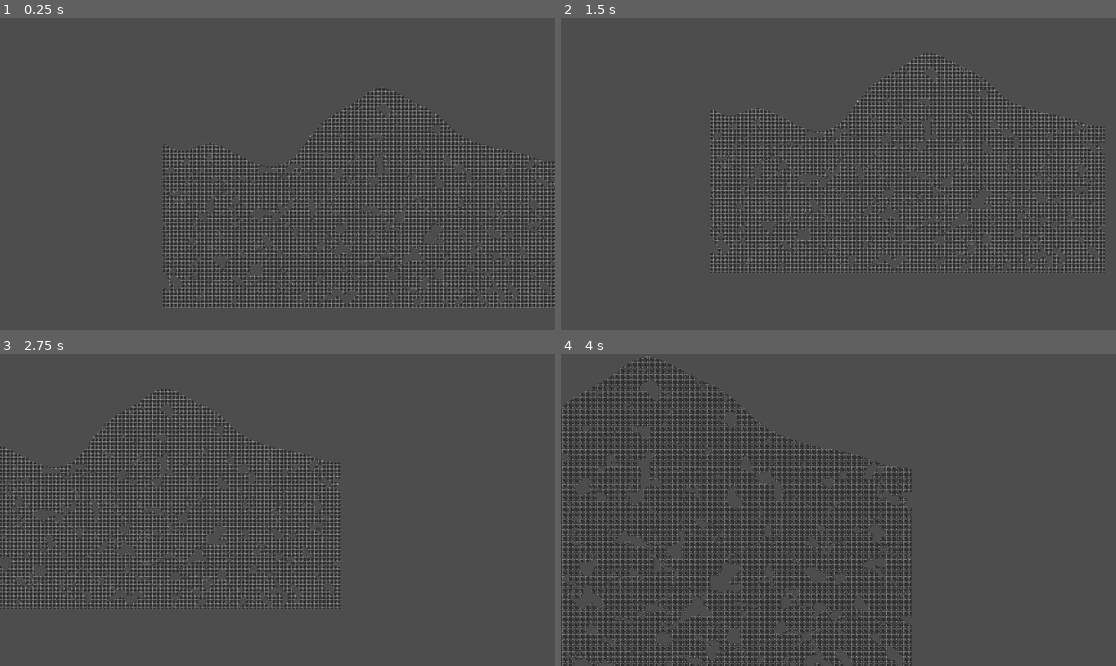
Above: before the commit, frames 1-4 (two rows, left to right).
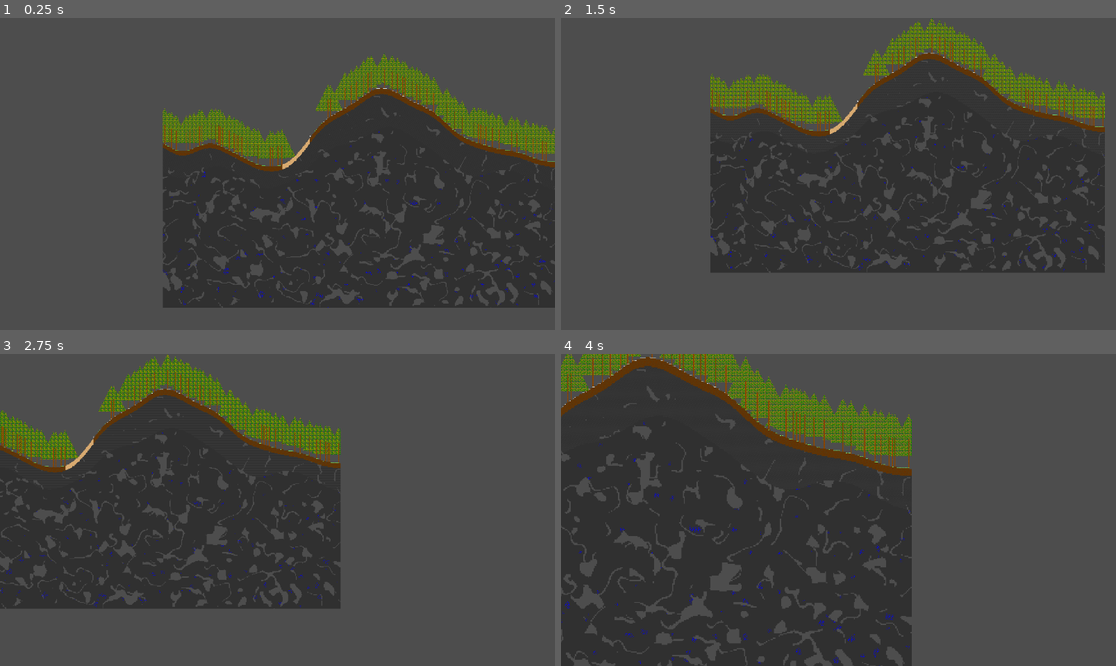
Above: after the commit, the same moments.

Repository: TwigGlenn4/BlockForge
Game: Godot game, scene res://scenes/GameScene/game_scene.tscn
Two runs of this game, one before a commit and one after it. Both use one fixed random seed, a clock stepped at 60 frames per second and the inputs below.
Inputs (mouse positions are in pixels of both pictures, inside the frame that each line leads up to):
- Up to frame 1 (0.25 s): no input
- Up to frame 2 (1.5 s): tap Enter (ui_accept) at 0.5, 0.77 s; move the mouse to (960, 158) at 0.52 s; hold Down (camera_pan_down) 0.53-1.28 s; move the mouse to (727, 189) at 1.27 s; tap Left (camera_pan_left) at 1.35 s
- Up to frame 3 (2.75 s): tap Enter (ui_accept) at 1.52, 2 s; move the mouse to (333, 441) at 2.02 s; hold Right (camera_pan_right) from 2.03 s (still down)
- Up to frame 4 (4 s): move the mouse to (810, 572) at 2.77 s; release Right (camera_pan_right) at 2.78 s; tap Up (camera_pan_up) at 2.85 s; tap Enter (ui_accept) at 3.02, 3.5, 3.77 s; move the mouse to (1005, 556) at 3.52 s; hold = (camera_zoom_in) from 3.53 s (still down)

The runs differ from the first frame. In frame 1, 18% of the frame differs, in the area x 29-100%, y 11-93%; in frame 2, 17%; in frame 3, 15%; in frame 4, 20%, in the area x 0-64%, y 0-100%.

Commit message:
More inventory work & fix tile names

Diff:
--- a/classes/character.gd
+++ b/classes/character.gd
@@ -12,6 +12,7 @@
   speed = 10.0 #   Character speed in blocks per second.
 }
 
+var inventory: Inventory
 
 # Called when the node enters the scene tree for the first time.
 func _ready():
--- a/classes/chunk.gd
+++ b/classes/chunk.gd
@@ -11,12 +11,12 @@
 var humidity = []
 
 static var tiles = {
-  stone = DataTile.tile("bh:stone"),
-  cobblestone = DataTile.tile("bh:cobblestone"),
-  dirt = DataTile.tile("bh:dirt"),
-  grass = DataTile.tile("bh:grass"),
-  snow = DataTile.tile("bh:snow"),
-  sand = DataTile.tile("bh:sand"),
+  stone = DataTile.tile("blockforge:stone"),
+  cobblestone = DataTile.tile("blockforge:cobblestone"),
+  dirt = DataTile.tile("blockforge:dirt"),
+  grass = DataTile.tile("blockforge:grass"),
+  snow = DataTile.tile("blockforge:snow"),
+  sand = DataTile.tile("blockforge:sand"),
 }
 
 # Store chunk generation progress
--- a/classes/inventory.gd
+++ b/classes/inventory.gd
@@ -19,9 +19,9 @@
 
 
 # currently assuming items will be referred to with strings, likely to change.
-func add_item( item_name:String, count:int = 1) -> int:
+func add_items( item_name:String, count:int = 1) -> int:
   for stack:ItemStack in contents: # for every stack in contents
-    if stack.item == item_name:    # if the item name matches, increment num_found by the number of items in the stack
+    if stack.item_name == item_name:    # if the item name matches, increment num_found by the number of items in the stack
 
       count = stack.add_items(count)
 
@@ -29,3 +29,24 @@
         return 0
 
   return count # return count if there are items that could not fit into the inventory.
+
+
+func remove_items( item_name:String, count:int = 1) -> int:
+  for stack:ItemStack in contents: # for every stack in contents
+    if stack.item_name == item_name:    # if the item name matches, increment num_found by the number of items in the stack
+
+      count = stack.remove_items(count)
+
+      if count <= 0: # count should only ever be == 0. <= is safety
+        return 0
+
+  return count # return count if there are items that could not fit into the inventory.
+
+
+func count_items( item_name:String ) -> int:
+  var count = 0;
+  for stack:ItemStack in contents:
+    if stack.item_name == item_name:
+      count += stack.count
+
+  return count
--- a/classes/item_stack.gd
+++ b/classes/item_stack.gd
@@ -21,7 +21,7 @@
     tracked = false
 
 
-func add_items( num:int ) -> int:
+func add_items( num:int ) -> int: # adds items and returns remainder to add if stack is full.
   if tracked:
     print("[ItemStack.add_items(%d)]: %s is tracked. Use ItemStack.add_tracked_item( item_name:DataItem )" % [num, item_name])
     return 0
@@ -39,3 +39,22 @@
   var remainder = count + num - stack_max
   count = stack_max
   return remainder
+
+
+func remove_items( num:int ) -> bool: # removes items and returns remainder to remove if stack is empty
+  if tracked:
+    print("[ItemStack.remove_items(%d)]: %s is tracked. Use ItemStack.remove_tracked_item( item_name:DataItem )" % [num, item_name])
+    return 0
+
+  if num < 0:
+    print("[ItemStack.remove_items(%d)]: Can't remove negative items. Use ItemStack.add_items( num:int )" % [num])
+    return 0
+
+  if count <= num: # not enough items
+    var remainder = num - count
+    count = 0
+    return remainder
+
+  # count > num
+  count -= num
+  return 0
--- a/classes/tiles.gd
+++ b/classes/tiles.gd
@@ -6,39 +6,41 @@
 static var AIR = DataTile.new("air", DataTexture.new("air", -1, Vector2i(0,0)))
 
 
+static var TERRAIN_ATLAS = 1
 static var TERRAIN = {
-	_ATLAS = 5,
+	_ATLAS = TERRAIN_ATLAS,
 	# DIRT = {atlas=5, sprite=Vector2i(1,0), id="blockforge:dirt"},
-	DIRT = DataTile.new("blockforge:dirt", DataTexture.new("blockforge:dirt", 5, Vector2i(1,0))),
+	DIRT = DataTile.new("blockforge:dirt", DataTexture.new("blockforge:dirt", TERRAIN_ATLAS, Vector2i(1,0))),
 	# STONE = {atlas=5, sprite=Vector2i(2,0), id="blockforge:stone"},
-	STONE = DataTile.new("blockforge:stone", DataTexture.new("blockforge:stone", 5, Vector2i(2,0))),
+	STONE = DataTile.new("blockforge:stone", DataTexture.new("blockforge:stone", TERRAIN_ATLAS, Vector2i(2,0))),
 	# COBBLESTONE = {atlas=5, sprite=Vector2i(3,0), id="blockforge:cobblestone"},
-	COBBLESTONE = DataTile.new("blockforge:cobblestone", DataTexture.new("blockforge:cobblestone", 5, Vector2i(3,0))),
+	COBBLESTONE = DataTile.new("blockforge:cobblestone", DataTexture.new("blockforge:cobblestone", TERRAIN_ATLAS, Vector2i(3,0))),
 	# WATER = {atlas=5, sprite=Vector2i(4,0), id="blockforge:water"},
-	WATER = DataTile.new("blockforge:water", DataTexture.new("blockforge:water", 5, Vector2i(4,0))),
+	WATER = DataTile.new("blockforge:water", DataTexture.new("blockforge:water", TERRAIN_ATLAS, Vector2i(4,0))),
 	# SAND = {atlas=5, sprite=Vector2i(5,0), id="blockforge:sand"},
-	SAND = DataTile.new("blockforge:sand", DataTexture.new("blockforge:sand", 5, Vector2i(5,0))),
+	SAND = DataTile.new("blockforge:sand", DataTexture.new("blockforge:sand", TERRAIN_ATLAS, Vector2i(5,0))),
 	# SNOW = {atlas=5, sprite=Vector2i(6,0), id="blockforge:snow"},
-	SNOW = DataTile.new("blockforge:snow", DataTexture.new("blockforge:snow", 5, Vector2i(6,0))),
+	SNOW = DataTile.new("blockforge:snow", DataTexture.new("blockforge:snow", TERRAIN_ATLAS, Vector2i(6,0))),
 	# GRASS = {atlas=5, sprite=Vector2i(7,0), id="blockforge:grass"},
-	GRASS = DataTile.new("blockforge:grass", DataTexture.new("blockforge:grass", 5, Vector2i(7,0))),
+	GRASS = DataTile.new("blockforge:grass", DataTexture.new("blockforge:grass", TERRAIN_ATLAS, Vector2i(7,0))),
 	# LOG = {atlas=5, sprite=Vector2i(8,0), id="blockforge:log"},
-	LOG = DataTile.new("blockforge:log", DataTexture.new("blockforge:log", 5, Vector2i(8,0))),
+	LOG = DataTile.new("blockforge:log", DataTexture.new("blockforge:log", TERRAIN_ATLAS, Vector2i(8,0))),
 	# LEAVES = {atlas=5, sprite=Vector2i(9,0), id="blockforge:leaves"},
-	LEAVES = DataTile.new("blockforge:leaves", DataTexture.new("blockforge:leaves", 5, Vector2i(9,0))),
-	ORE_TIN = DataTile.new("blockforge:ore_tin", DataTexture.new("blockforge:ore_tin", 5, Vector2i(10,0))),
+	LEAVES = DataTile.new("blockforge:leaves", DataTexture.new("blockforge:leaves", TERRAIN_ATLAS, Vector2i(9,0))),
+	ORE_TIN = DataTile.new("blockforge:ore_tin", DataTexture.new("blockforge:ore_tin", TERRAIN_ATLAS, Vector2i(10,0))),
 }
 
+static var PORTAL_ATLAS = 2
 static var PORTAL = {
-	_ATLAS = 0,
+	_ATLAS = PORTAL_ATLAS,
 	# BASE_STONE = {atlas=0, sprite=Vector2i(0,0), id="blockforge:portal_base_stone"},
-	BASE_STONE = DataTile.new("blockforge:portal_base_stone", DataTexture.new("blockforge:portal_base_stone", 0, Vector2i(0,0))),
+	BASE_STONE = DataTile.new("blockforge:portal_base_stone", DataTexture.new("blockforge:portal_base_stone", PORTAL_ATLAS, Vector2i(0,0))),
 	# BASE_COBBLE = {atlas=0, sprite=Vector2i(0,1), id="blockforge:portal_base_cobble"},
-	BASE_COBBLE = DataTile.new("blockforge:portal_base_cobble", DataTexture.new("blockforge:portal_base_cobble", 0, Vector2i(0,1))),
+	BASE_COBBLE = DataTile.new("blockforge:portal_base_cobble", DataTexture.new("blockforge:portal_base_cobble", PORTAL_ATLAS, Vector2i(0,1))),
 	# F1_TOP = {atlas=0, sprite=Vector2i(1,0), id="blockforge:portal_top"},
-	F1_TOP = DataTile.new("blockforge:portal_top", DataTexture.new("blockforge:portal_top", 0, Vector2i(1,0))),
+	F1_TOP = DataTile.new("blockforge:portal_top", DataTexture.new("blockforge:portal_top", PORTAL_ATLAS, Vector2i(1,0))),
 	# F1_BTM = {atlas=0, sprite=Vector2i(1,1), id="blockforge:portal_btm"}
-	F1_BTM = DataTile.new("blockforge:portal_btm", DataTexture.new("blockforge:portal_btm", 0, Vector2i(1,1)))
+	F1_BTM = DataTile.new("blockforge:portal_btm", DataTexture.new("blockforge:portal_btm", PORTAL_ATLAS, Vector2i(1,1)))
 }
 
 static var GROWABLE = [
--- a/classes/worldgen_settings.gd
+++ b/classes/worldgen_settings.gd
@@ -15,5 +15,5 @@
 const TREE_HEIGHT_MAX = 25
 
 
-static var CAVE_TUBE_REPLACABLE = [ DataTile.tile("bh:stone") ]
-static var CAVE_NOODLE_REPLACABLE = [ DataTile.tile("bh:stone"), DataTile.tile("bh:cobblestone") ]
+static var CAVE_TUBE_REPLACABLE = [ DataTile.tile("blockforge:stone") ]
+static var CAVE_NOODLE_REPLACABLE = [ DataTile.tile("blockforge:stone"), DataTile.tile("blockforge:cobblestone") ]
--- a/classes/worldgen_v2.gd
+++ b/classes/worldgen_v2.gd
@@ -55,7 +55,7 @@
 # feature_tree: build a tree at (x,y)
 func gen_feature_tree(x, y, height):
   # print("Placing tree at ("+str(x)+", "+str(y)+").")
-  var trunk_replacable = [DataTile.UNDEFINED, DataTile.tile("bh:leaves")]
+  var trunk_replacable = [DataTile.UNDEFINED, DataTile.tile("blockforge:leaves")]
   # verify no blockages
   for h in height:
     if world.tile_matches(x, y+h, trunk_replacable) == false:
@@ -63,8 +63,8 @@
       return false
 
   # save tiles to prevent repeat hash lookups
-  var tile_log: DataTile = DataTile.tile("bh:log")
-  var tile_leaves: DataTile = DataTile.tile("bh:leaves")
+  var tile_log: DataTile = DataTile.tile("blockforge:log")
+  var tile_leaves: DataTile = DataTile.tile("blockforge:leaves")
 
   # place trunk
   for h in height:
@@ -95,13 +95,13 @@
 
   #place base
   if is_natural:
-    world.place_tile( x, y, DataTile.tile("bh:portal_base_stone"))
+    world.place_tile( x, y, DataTile.tile("blockforge:portal_base_stone"))
   else:
-    world.place_tile( x, y, DataTile.tile("bh:portal_base_cobble"))
+    world.place_tile( x, y, DataTile.tile("blockforge:portal_base_cobble"))
 
   # place portal
-  world.place_tile( x, y+1, DataTile.tile("bh:portal_btm"))
-  world.place_tile( x, y+2, DataTile.tile("bh:portal_top"))
+  world.place_tile( x, y+1, DataTile.tile("blockforge:portal_btm"))
+  world.place_tile( x, y+2, DataTile.tile("blockforge:portal_top"))
   print("Portal placed at: " + Helpers.coord_string(x, y) )
   return true
 
@@ -264,7 +264,7 @@
     print("  Chunk %d: Trees done in %.3fms." % [n, (timer_trees-timer_s3)/1000.0])
 
     # Ores
-    var num_ores: int = gen_steps_ores(n, "bh:ore_tin", WG_Settings.CAVE_TUBE_REPLACABLE, 256, -0.5, 0.12, 1.5)
+    var num_ores: int = gen_steps_ores(n, "blockforge:ore_tin", WG_Settings.CAVE_TUBE_REPLACABLE, 256, -0.5, 0.12, 1.5)
 
     var timer_ores = Time.get_ticks_usec()
     print("  Chunk %d: %d ores placed in %.3fms." % [n, num_ores, (timer_ores-timer_trees)/1000.0])
--- a/scenes/GameScene/game_scene.tscn
+++ b/scenes/GameScene/game_scene.tscn
@@ -1,8 +1,9 @@
-[gd_scene load_steps=13 format=3 uid="uid://bkuecm30s0en7"]
+[gd_scene load_steps=15 format=3 uid="uid://bkuecm30s0en7"]
 
 [ext_resource type="Script" path="res://classes/world.gd" id="1_7un8v"]
 [ext_resource type="Texture2D" uid="uid://bcwqxm7o0po3x" path="res://assets/textures/atlas/terrain.png" id="1_r7ng2"]
 [ext_resource type="Texture2D" uid="uid://bwk8f7aw78c6v" path="res://assets/textures/atlas/portal.png" id="2_0q8pn"]
+[ext_resource type="Texture2D" uid="uid://5a1e7ix4mi3b" path="res://assets/textures/atlas/undefined.png" id="2_66lj5"]
 [ext_resource type="Script" path="res://classes/interacter.gd" id="4_ws153"]
 [ext_resource type="Script" path="res://scenes/GameScene/GeneratorProgress.gd" id="5_4gwsg"]
 [ext_resource type="Script" path="res://classes/worldgen_v2.gd" id="6_s71n1"]
@@ -10,12 +11,9 @@
 [ext_resource type="Script" path="res://classes/character.gd" id="8_dcpno"]
 [ext_resource type="Texture2D" uid="uid://c145e8oi1b1dq" path="res://assets/textures/entity/character.png" id="8_rfaf3"]
 
-[sub_resource type="TileSetAtlasSource" id="TileSetAtlasSource_omqh2"]
-texture = ExtResource("2_0q8pn")
+[sub_resource type="TileSetAtlasSource" id="TileSetAtlasSource_iv25o"]
+texture = ExtResource("2_66lj5")
 0:0/0 = 0
-1:0/0 = 0
-0:1/0 = 0
-1:1/0 = 0
 
 [sub_resource type="TileSetAtlasSource" id="TileSetAtlasSource_t2i5t"]
 texture = ExtResource("1_r7ng2")
@@ -31,10 +29,18 @@
 9:0/0 = 0
 10:0/0 = 0
 
+[sub_resource type="TileSetAtlasSource" id="TileSetAtlasSource_omqh2"]
+texture = ExtResource("2_0q8pn")
+0:0/0 = 0
+1:0/0 = 0
+0:1/0 = 0
+1:1/0 = 0
+
 [sub_resource type="TileSet" id="TileSet_hv4oi"]
 terrain_set_0/mode = 0
-sources/5 = SubResource("TileSetAtlasSource_t2i5t")
-sources/0 = SubResource("TileSetAtlasSource_omqh2")
+sources/2 = SubResource("TileSetAtlasSource_omqh2")
+sources/1 = SubResource("TileSetAtlasSource_t2i5t")
+sources/0 = SubResource("TileSetAtlasSource_iv25o")
 
 [node name="GameScene" type="Node2D"]
 
Binary file added: assets/textures/atlas/undefined.png
Not shown, added: assets/textures/atlas/undefined.png.import
